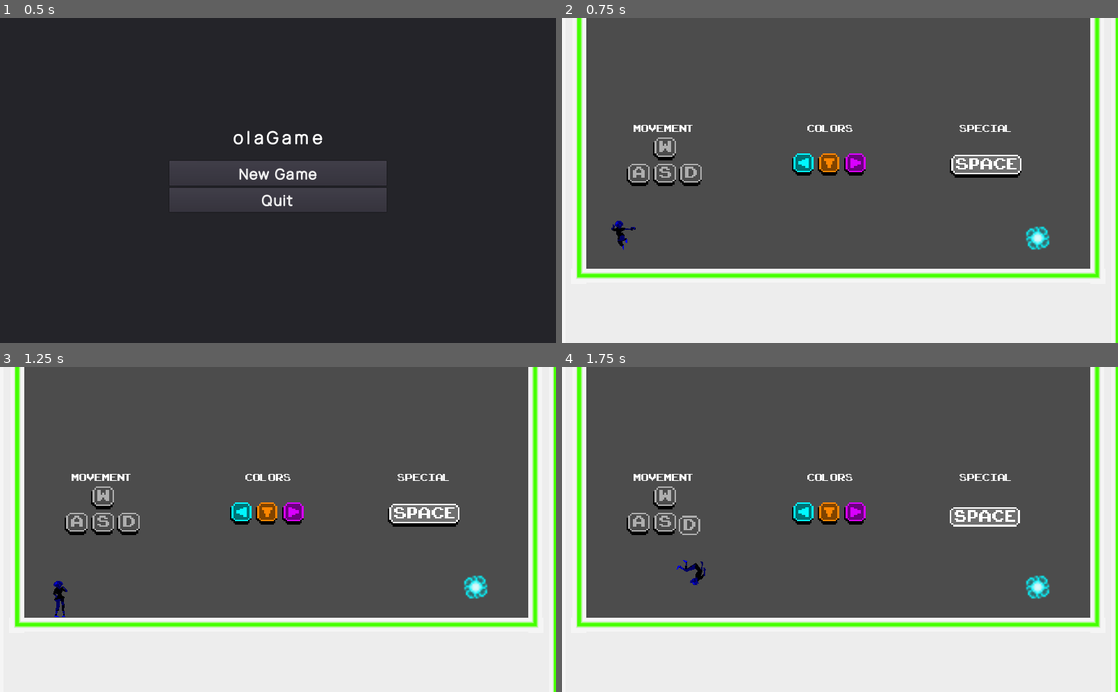
Above: before the commit, frames 1-4 (two rows, left to right).
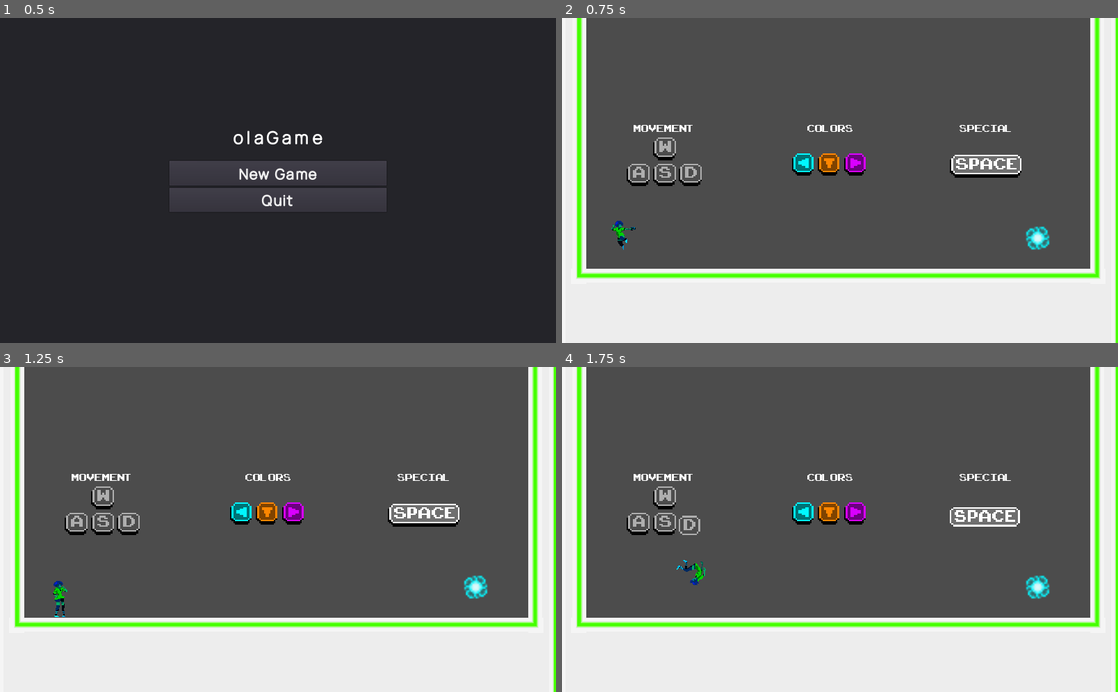
Above: after the commit, the same moments.

Repository: ivancdlarrain/olaGames
Game: Godot game, scene res://scenes/menus/Main_menu.tscn
Same seed, same stepped clock (60 frames per second), same inputs: the game is played once before the commit and once after it.
Inputs:
- Up to frame 1 (0.5 s): no input
- Up to frame 2 (0.75 s): click "New Game" at 0.5 s
- Up to frame 3 (1.25 s): no input
- Up to frame 4 (1.75 s): hold D (WASD_right) from 1.28 s (still down); hold Space (special) from 1.28 s (still down); tap W (WASD_up) at 1.52 s

Frame 1 is identical in both runs. In frame 2, 0.1% of the frame differs, in the area x 8-14%, y 62-72%; in frame 3, 0.1%, in the area x 9-13%, y 65-77%; in frame 4, 0.1%.

Commit message:
Changed the color of the main character

Diff:
--- a/scripts/Player.gd
+++ b/scripts/Player.gd
@@ -35,8 +35,8 @@
 func _ready():
 	$PlayerState.connect("color_changed", self, "on_color_changed")
 
-func on_color_changed(new_color: String):
-	$Sprite.modulate = ColorN(new_color)
+func on_color_changed(new_color):
+	$Sprite.modulate = new_color
 
 
 
--- a/scripts/colors.gd
+++ b/scripts/colors.gd
@@ -200,12 +200,12 @@
 				return states2.purple
 			elif parent.colour_switch == -1:
 				parent.colour_switch = 0
-				emit_signal("color_changed", "green")
+				emit_signal("color_changed", "blue")
 				return states2.blue
 		states2.purple:
 			if parent.colour_switch == 1:
 				parent.colour_switch = 0
-				emit_signal("color_changed", "green")
+				emit_signal("color_changed", "blue")
 				return states2.blue
 			elif parent.colour_switch == -1:
 				parent.colour_switch = 0
@@ -216,13 +216,13 @@
 	var colour = parent.colour_switch
 	match colour:
 		0:
-			emit_signal("color_changed", "blue")
+			emit_signal("color_changed", Color(0, 0.972549, 1))
 			return states2.blue
 		1:
-			emit_signal("color_changed", "orange")
+			emit_signal("color_changed", Color(1, 0.529412, 0))
 			return states2.orange
 		2:
-			emit_signal("color_changed","purple")
+			emit_signal("color_changed",Color(0.85098, 0, 1))
 			return states2.purple
 func _enter_state(new_state, old_state):
 	match new_state:
